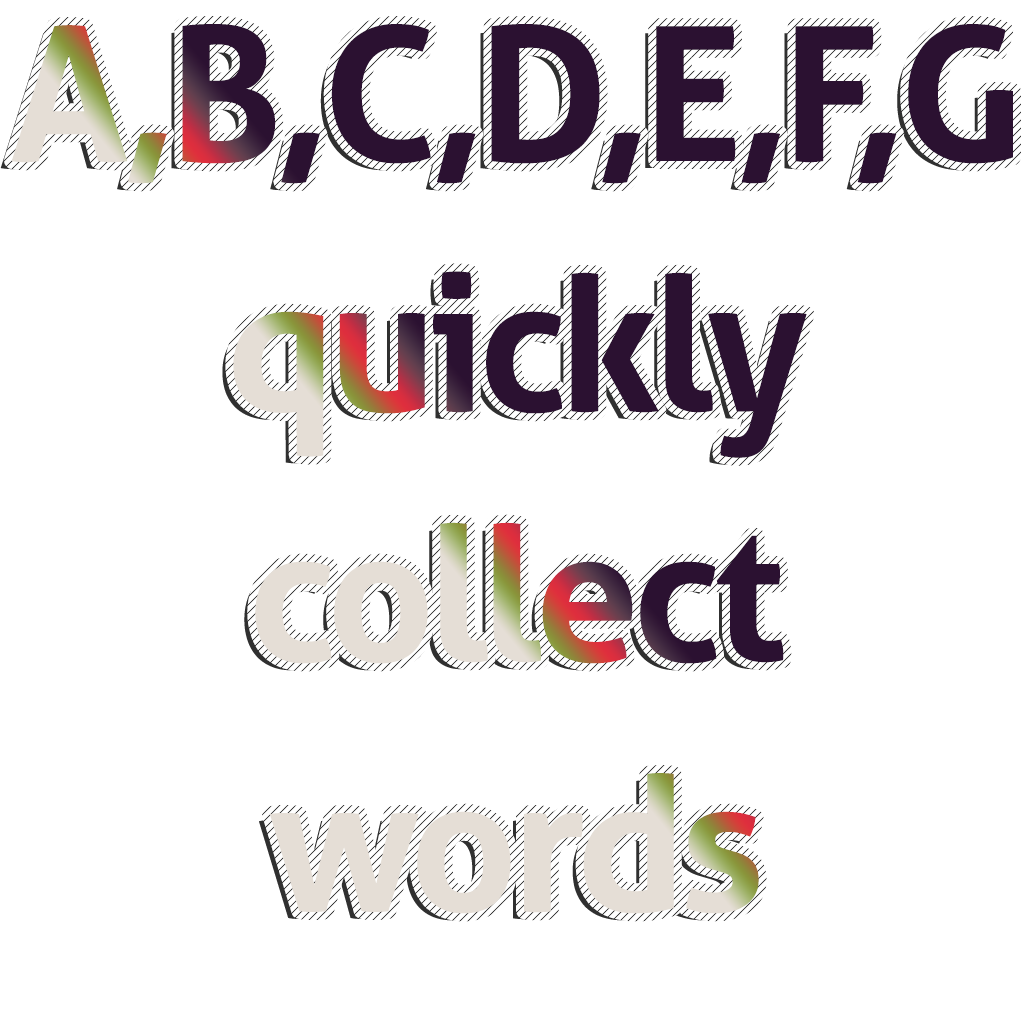
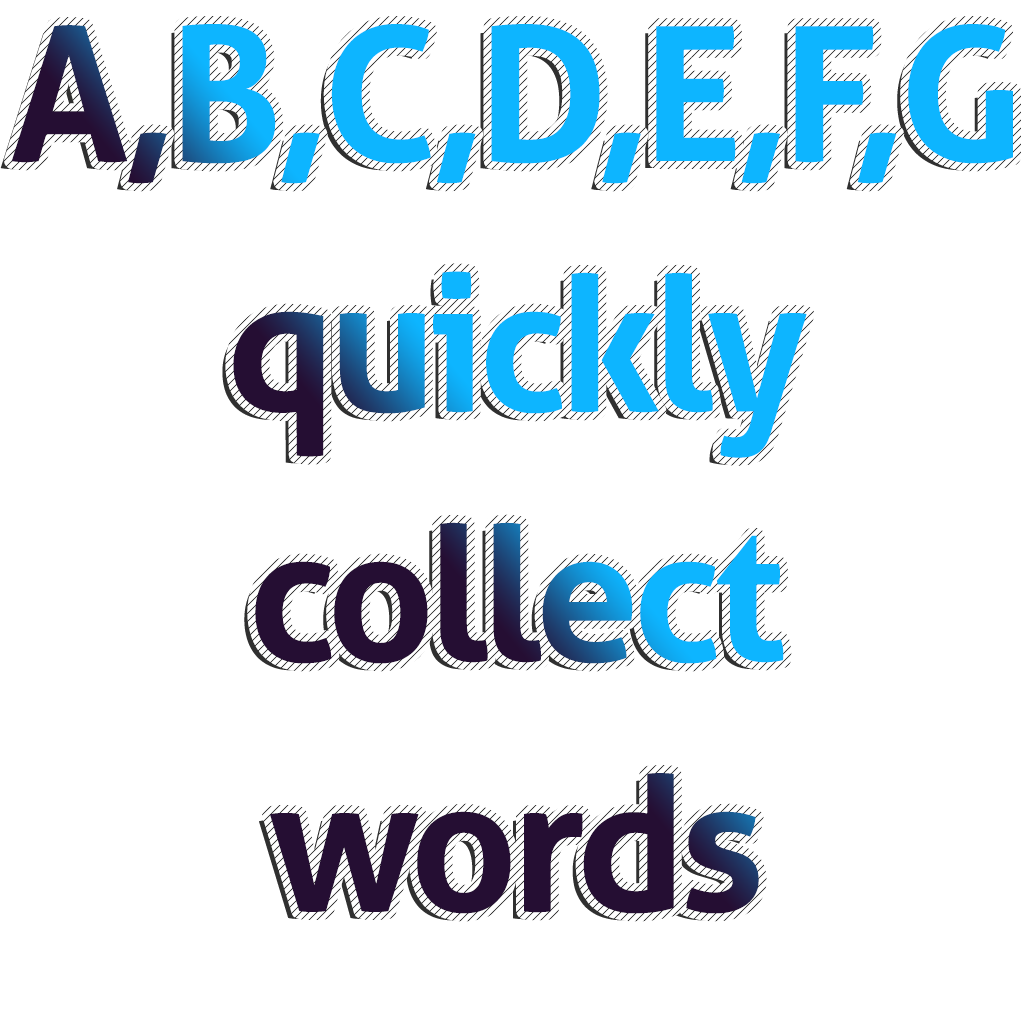
Layer changes from the first 1024px x 1024px image to the second:
pixels changed over [11, 24, 1013, 914] (layer not identified)
